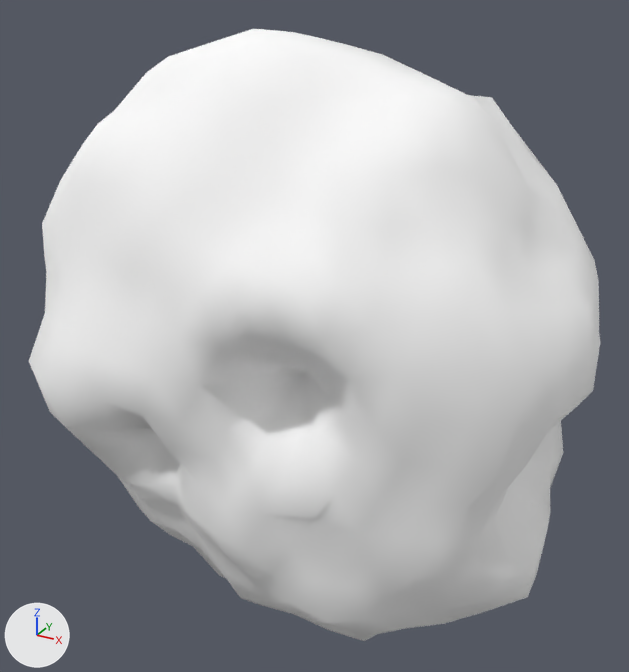
A saved change to the glTF model assets/asteroids/asteroid_med_04.glb.
Camera for both pictures: a 50 mm camera at (1.43, -2.58, 1.4) aimed at (-0.01, 0.04, 0.09). Every picture has the same lights, and +X, +Y and +Z are marked at lower left. The picture after the commit comes second. Vertices at exactly the same position are counted once.

Before the edit, the objects in view are built like this:
```python
mat_rock_asteroid_med_04 = principled_material('Rock_asteroid_med_04')
mat_rock_asteroid_med_04.base_color = (1.0, 1.0, 1.0)  # white #ffffff
mat_rock_asteroid_med_04.metallic = 0.00397
mat_rock_asteroid_med_04.roughness = 0.902
me_icosphere = bpy.data.meshes.new('Icosphere')
me_icosphere.from_pydata(...)  # 642 vertices, 1280 faces; spans x -1.1..1.02, y -0.65..0.63, z -1.14..1.17
me_icosphere.materials.append(mat_rock_asteroid_med_04)  # white #ffffff
ob_asteroid_med_04 = bpy.data.objects.new('asteroid_med_04', me_icosphere)
ob_asteroid_med_04.location = (0.0, 0.0, 0.0)
```
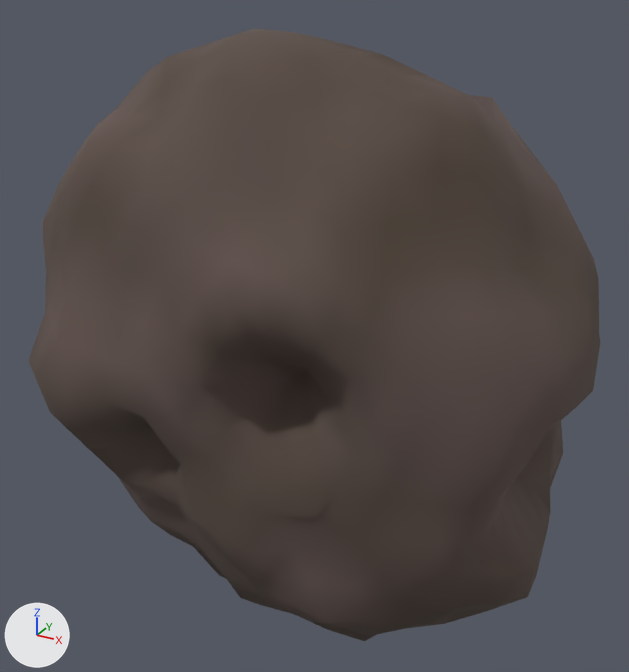
The change, as a diff of the scene's bpy script:
```diff
--- a/assets/asteroids/asteroid_med_04.glb.py
+++ b/assets/asteroids/asteroid_med_04.glb.py
@@ mat_rock_asteroid_med_04 @@
 n0 = _N.new('ShaderNodeBsdfPrincipled'); n0.name = 'Principled BSDF'
-n0.inputs[0].default_value = (1.0, 1.0, 1.0, 1.0)  # 'Base Color', white #ffffff
-n0.inputs[1].default_value = 0.00397  # 'Metallic'
-n0.inputs[2].default_value = 0.902  # 'Roughness'
+n0.inputs[1].default_value = 0.0382  # 'Metallic'
+n0.inputs[2].default_value = 0.932  # 'Roughness'
 n1 = _N.new('ShaderNodeOutputMaterial'); n1.name = 'Material Output'
+n2 = _N.new('ShaderNodeVertexColor'); n2.name = 'Color Attribute'
 _L.new(n0.outputs[0], n1.inputs[0])  # 'BSDF' to 'Surface'
+_L.new(n2.outputs[0], n0.inputs[0])  # 'Color' to 'Base Color'
@@ me_icosphere @@
 me_icosphere.from_pydata(...)  # 642 vertices, 1280 faces; spans x -1.1..1.02, y -0.65..0.63, z -1.14..1.17
 # used by ob_asteroid_med_04; location = (0.0, 0.0, 0.0)
+# me_icosphere part 1: vertex colours changed
 me_icosphere.materials.append(mat_rock_asteroid_med_04)
```

Changed parts and their boxes (x1, y1, x2, y2) in the pictures (629 x 672 px):
'asteroid_med_04', recoloured (darker): (29, 29, 600, 641) in both
